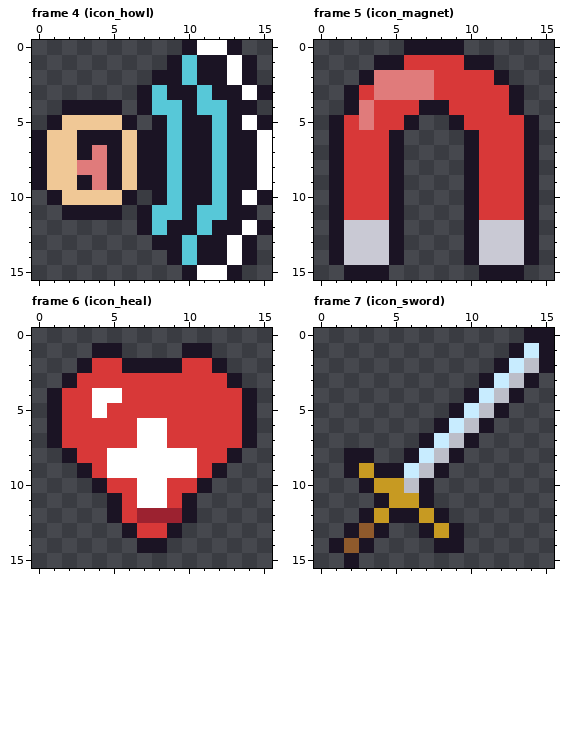
Two states of a pixel-art file, src/art/sprites/icons.aseprite. Above: the version before the commit.
16x16 pixels, 33 frames. Colours within 5 levels of each other are drawn and written as one. Shown: frame 4 (icon_howl), frame 5 (icon_magnet), frame 6 (icon_heal), frame 7 (icon_sword). The commit also changed other frames, which this record leaves out.
Now the later version:
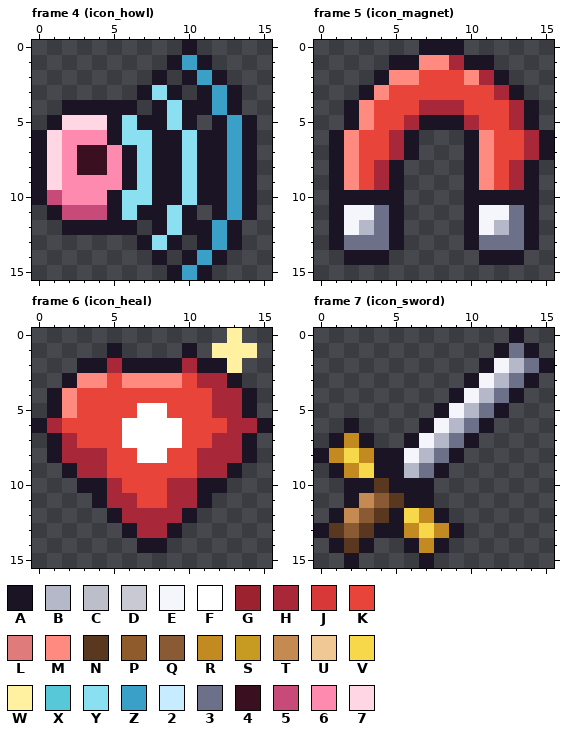
Palette (. is transparent): A #1b1424  B #b4b8c8  C #bcbec9  D #c9c9d4  E #f4f6fb  F #ffffff  G #9c2230  H #a8283a  J #d83838  K #e8443a  L #e07b7b  M #ff8a80  N #5a3820  P #8f5a2c  Q #8a5a34  R #c48a22  S #c79a22  T #c48a52  U #f0c896  V #f7d84a  W #fff1a0  X #57c8d8  Y #8ae0f0  Z #3aa0c8  2 #c8ecff  3 #6c7088  4 #3a1020  5 #c84a78  6 #ff8ab0  7 #ffd6e4
The exact change:
Changed rows in their new state; - is an unchanged pixel.
Frame 4 (icon_howl):
first column x 0:
 0 -----------...--
 1 ----------Z-...-
 2 ---------.AZ-..-
 3 --------Y-.AZ-..
 4 ------A.AY-AZ-.-
 5 --777AYA-Y-.AZA.
 6 -7666-YY-AY-AZ-.
 7 -76446AY-AY-AZ-.
 8 -76446AY-AY-AZ-.
 9 -76666AY-AY-AZ-.
10 A5666AYY-AY-AZA.
11 -A555-Y-AY-.AZ--
12 --AAAAA.AY-AZ-..
13 -------AY-.-ZA.-
14 --------A.AZ-..-
15 ---------AZA..--
Frame 5 (icon_magnet):
first column x 1:
 0 -----.---------
 1 ---.-AMMH------
 2 --.AMMKKKMH----
 3 -.AMKKKKKKKH---
 4 --MKKKHHHKKKHA-
 5 .AMKKHAA-HKKH--
 6 -MKKHA----MKKHA
 7 -MKKHA----MKKHA
 8 -MKH------MKH--
 9 -MKH------MKH--
10 -AAA------AAA--
11 -EE3------EE3--
12 -EB3------EB3--
13 -333------333--
14 .AAA.----.AAA.-
15 -...------...--
Frame 6 (icon_heal):
first column x 0:
 0 -------------W--
 1 ----.------.WWW-
 2 ----AH----HA-W--
 3 ---MMKMMMMKHH---
 4 --MKKKKKKKKKHH--
 5 --MKKKKFFKKKHH--
 6 AHKKKKF--FKKKHHA
 7 --HKKKF--FKKHH--
 8 -AHHHKK--KKHHHA-
 9 --AHHKKKKKKHHA--
10 ---A-HKKKHH-A---
11 ----AHHKKHHA----
12 ------HHHH------
13 -------HH-------
Frame 7 (icon_sword):
first column x 0:
 0 -------------A..
 1 ------------A3A.
 2 -----------AEB3-
 3 ----------AEB3--
 4 ---------AEB3---
 5 --------AEB3----
 6 --A----AEB3-----
 7 -ARA--AEB3------
 8 ARVRAAEB3-------
 9 -ARV--B3--------
10 --A-NAA---------
11 --ATQNA---------
12 -ATQN-VR--------
13 ANQN-ARVR-------
14 --N---AR-.------
15 -------A--------
Changed places in both pictures, as pixel boxes (x1, y1, x2, y2):
changed: (32, 40, 272, 280)
changed: (329, 40, 554, 280)
changed: (32, 328, 272, 538)
changed: (314, 328, 554, 568)
